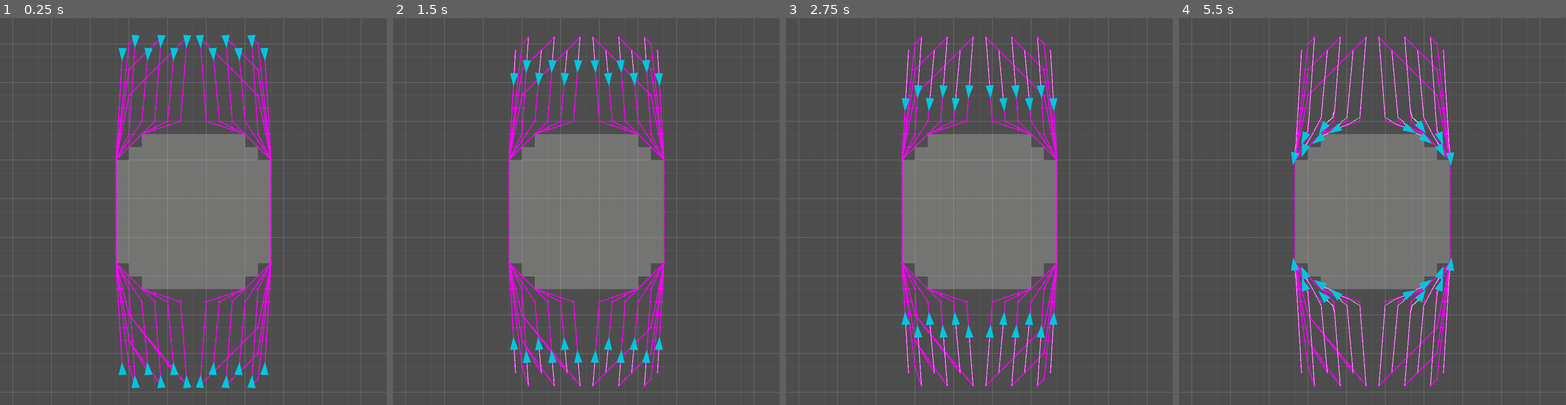
Above: before the commit, frames 1-4 (left to right).
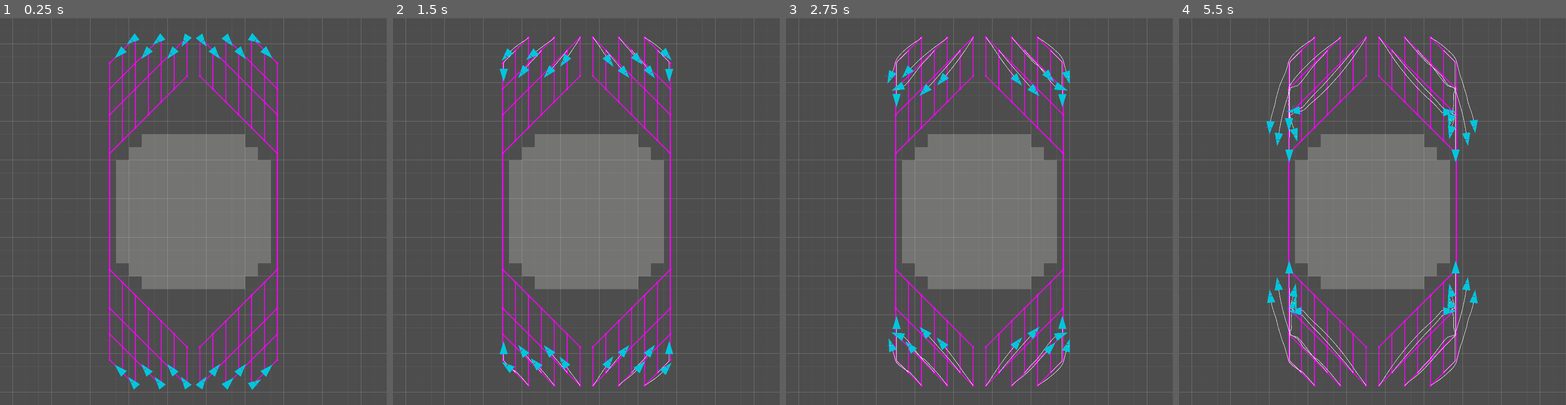
Above: after the commit, the same moments.

Repository: ewandos/godot-plugin-fluid-group-navigation
Game: Godot game, scene res://testbed.tscn
The game is run twice, just before and just after one commit, with the same random seed, the same clock (stepped at 60 frames per second) and the same inputs.
Inputs (mouse positions are in pixels of both pictures, inside the frame that each line leads up to):
- Up to frame 1 (0.25 s): no input
- Up to frame 2 (1.5 s): move the mouse to (671, 192) at 0.52 s; click (671, 192) at 0.67 s; drag from (509, 230) to (563, 346) at 1.27 s
- Up to frame 3 (2.75 s): move the mouse to (1018, 126) at 2.02 s; click (1018, 126) at 2.17 s
- Up to frame 4 (5.5 s): drag from (1353, 288) to (1446, 315) at 2.77 s; move the mouse to (1488, 269) at 3.52 s; click (1488, 269) at 3.67 s; drag from (1256, 153) to (1314, 288) at 4.27 s; move the mouse to (1391, 211) at 5.02 s; click (1391, 211) at 5.17 s

The runs differ from the first frame. In frame 1, 5.7% of the frame differs, in the area x 28-72%, y 3-97%; in frame 2, 6.5%; in frame 3, 6.9%; in frame 4, 7.4%, in the area x 22-78%, y 4-96%.

Commit message:
updated version

Diff:
--- a/navigation_simulation.tscn
+++ b/navigation_simulation.tscn
@@ -1,8 +1,8 @@
 [gd_scene load_steps=12 format=3 uid="uid://luiwa6h1wsyb"]
 
 [ext_resource type="Script" path="res://navigation_simulation.gd" id="1_ukg6q"]
-[ext_resource type="PackedScene" uid="uid://ce568we44kog0" path="res://rvo_unit.tscn" id="2_fbq5l"]
 [ext_resource type="Resource" path="res://maps/boulder.tres" id="2_tnsta"]
+[ext_resource type="PackedScene" uid="uid://63cylnv08qsw" path="res://fluid_unit.tscn" id="3_mxsq7"]
 [ext_resource type="PackedScene" uid="uid://inoa5k7pf6n1" path="res://breadcrumps_renderer.tscn" id="5_edxfc"]
 [ext_resource type="Texture2D" uid="uid://btu4jf4cosvf7" path="res://tile.jpg" id="6_ai07o"]
 [ext_resource type="Script" path="res://rvo_navigation_grid.gd" id="8_j66tg"]
@@ -33,7 +33,7 @@
 agent_count = 10
 test_margin = 1
 predefined_maps = Array[Resource("res://map.gd")]([ExtResource("2_tnsta")])
-unit = ExtResource("2_fbq5l")
+unit = ExtResource("3_mxsq7")
 
 [node name="NavigationGrid2D" parent="." instance=ExtResource("9_hjlqq")]
 position = Vector2(0, 1)
--- a/project.godot
+++ b/project.godot
@@ -12,7 +12,7 @@
 
 config/name="Fluid Navigation"
 run/main_scene="res://testbed.tscn"
-config/features=PackedStringArray("4.0")
+config/features=PackedStringArray("4.1")
 config/icon="res://assets/icon.svg"
 
 [display]
--- a/rvo_agent.tscn
+++ b/rvo_agent.tscn
@@ -12,7 +12,7 @@
 target_desired_distance = 20.0
 avoidance_enabled = true
 radius = 30.0
-neighbor_distance = 1000.0
+time_horizon_obstacles = 1.0
 max_speed = 1.0
 
 [node name="CollisionCheck" type="Area2D" parent="."]
